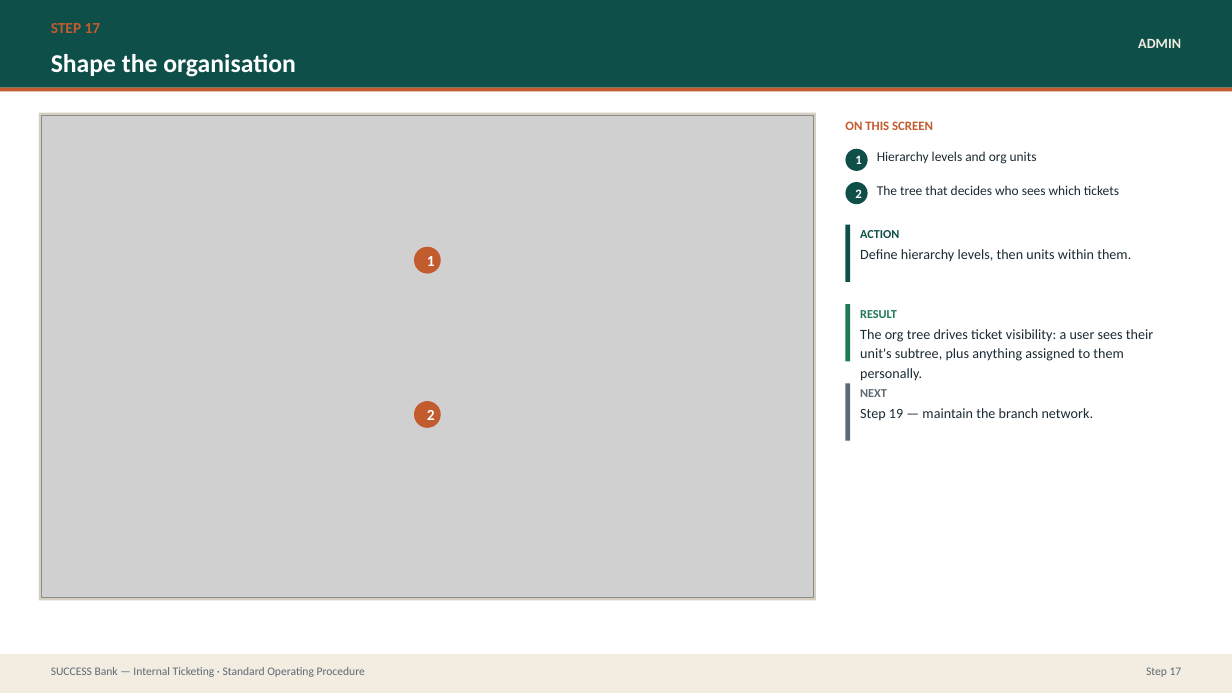
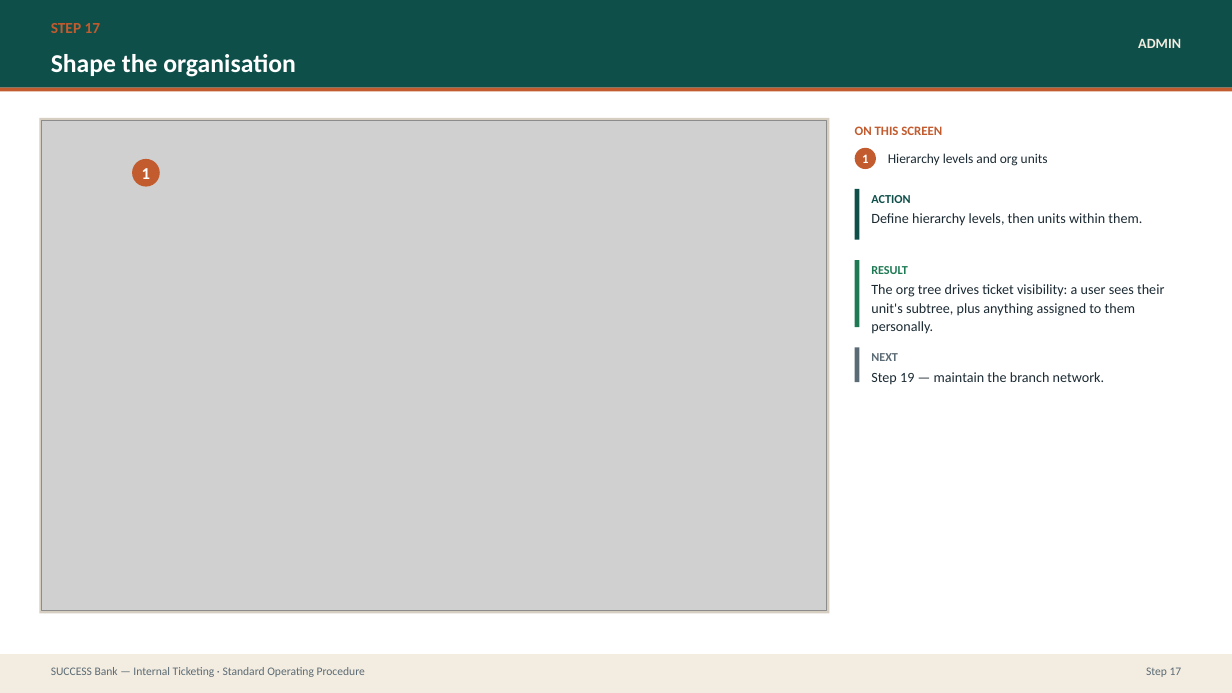
Before and after one commit to prajwal-patil-hub/Internal-Banking-Ticketing-System, a slide deck: slide 34 of docs/sop/SUCCESS-Bank-Ticketing-SOP.pptx. Drawn at 1232x693 pixels with LibreOffice and Linux fonts; fonts in the diff are those of the drawing; grey boxes stand for pictures. Boxes give left, top, right and bottom in pixels: in the first picture for what was removed or moved away, otherwise in the second. Text is boxed around its words. In the diff, an @@ line names an element or a change of style, - is before the commit and + after.

```diff
--- a/docs/sop/SUCCESS-Bank-Ticketing-SOP.pptx
+++ b/docs/sop/SUCCESS-Bank-Ticketing-SOP.pptx
@@ rectangle: place and size @@
-rectangle at (39, 113, 816, 601)
+rectangle at (39, 117, 829, 613)
@@ picture: place and size @@
-picture at (42, 116, 813, 598)
+picture at (42, 120, 827, 611)
@@ text "ON THIS SCREEN": place and size @@
-text "ON THIS SCREEN" at (845, 121, 933, 130)
+text "ON THIS SCREEN" at (855, 126, 942, 135)
@@ ellipse "1": place and size @@
-ellipse "1" at (846, 149, 868, 171)
+ellipse "1" at (855, 148, 876, 169)
@@ ellipse "1" at (855, 148, 876, 169): fill #0E4F4A to #C25B2E @@
@@ ellipse "1": place and size @@
-ellipse "1" at (414, 247, 441, 274)
+ellipse "1" at (132, 159, 160, 187)
@@ ellipse "1" at (132, 159, 160, 187): size 12 to 13 pt @@
@@ text "Hierarchy levels and org units": place and size @@
-text "Hierarchy levels and org units" at (877, 151, 1037, 164)
+text "Hierarchy levels and org units" at (888, 153, 1048, 166)
@@ text "Hierarchy levels and org units" at (888, 153, 1048, 166): line spacing 1.1 to 1.05 @@
@@ ellipse removed at (846, 182, 868, 204) @@
-2
@@ rectangle: place and size @@
-rectangle at (846, 225, 850, 282)
+rectangle at (855, 189, 860, 239)
@@ text "ACTION": place and size @@
-text "ACTION" at (860, 230, 899, 238)
+text "ACTION" at (871, 195, 910, 203)
@@ text "Define hierarchy levels, then units ...": place and size @@
-text "Define hierarchy levels, then units ..." at (860, 249, 1131, 262)
+text "Define hierarchy levels, then units ..." at (871, 213, 1142, 226)
@@ text removed at (877, 185, 1119, 195) @@
-The tree that decides who sees which tickets
@@ rectangle: place and size @@
-rectangle at (846, 304, 850, 361)
+rectangle at (855, 260, 860, 326)
@@ text "RESULT": place and size @@
-text "RESULT" at (860, 310, 897, 318)
+text "RESULT" at (871, 266, 908, 274)
@@ text "The org tree drives ticket ...": place and size @@
-text "The org tree drives ticket ..." at (860, 329, 1153, 381)
+text "The org tree drives ticket ..." at (871, 284, 1164, 334)
@@ rectangle: place and size @@
-rectangle at (846, 384, 850, 441)
+rectangle at (855, 348, 860, 383)
@@ text "NEXT": place and size @@
-text "NEXT" at (860, 389, 887, 397)
+text "NEXT" at (871, 353, 898, 361)
@@ line spacing 1.15 to 1.08 in 3 elements at (871, 284, 1164, 334), (871, 213, 1142, 226), (871, 372, 1105, 385) @@
@@ text "Step 19 — maintain the ...": place and size @@
-text "Step 19 — maintain the ..." at (860, 408, 1094, 421)
+text "Step 19 — maintain the ..." at (871, 372, 1105, 385)
@@ ellipse removed at (414, 401, 441, 428) @@
-2
```
Also in this commit, not shown: 26 other slides changed, 30 other files.
